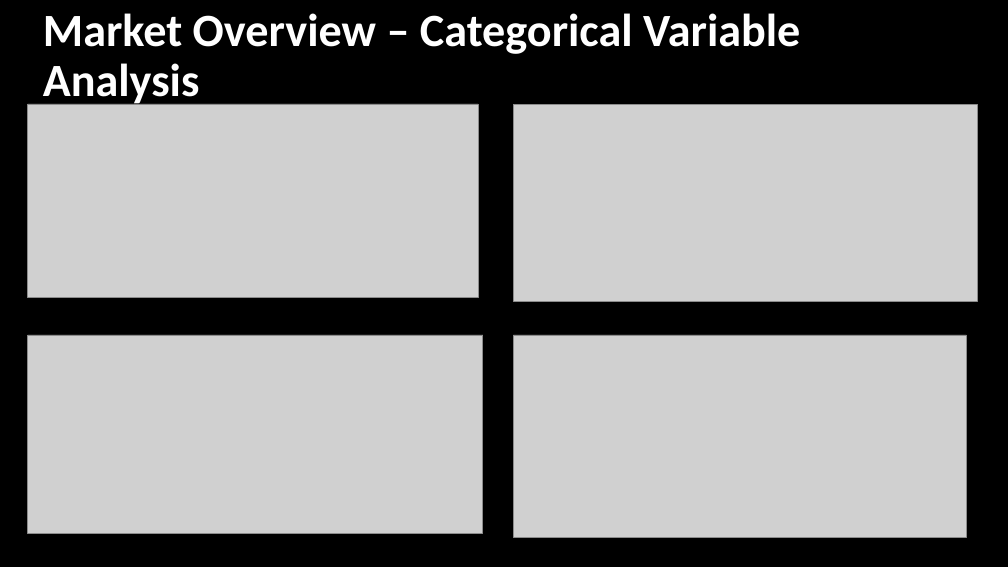
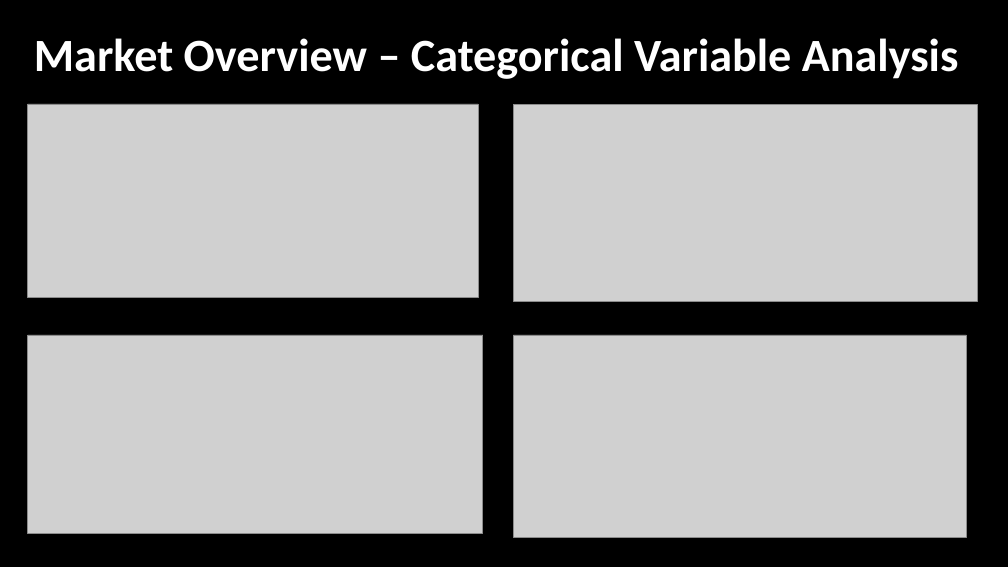
Before and after one commit to taimoorRazi/Bank-Marketing-Project, a slide deck: slide 11 of Week 11/Bank Marketing Campaign Presentation.pptx (slide 10 before the commit). Drawn at 1008x567 pixels with LibreOffice and Linux fonts; fonts in the diff are those of the drawing; grey boxes stand for pictures. Boxes give left, top, right and bottom in pixels: in the first picture for what was removed or moved away, otherwise in the second. Text is boxed around its words. In the diff, an @@ line names an element or a change of style, - is before the commit and + after.

Commit message:
Added categorical graph in PPT

```diff
--- a/Week 11/Bank Marketing Campaign Presentation.pptx
+++ b/Week 11/Bank Marketing Campaign Presentation.pptx
@@ title "Market Overview – Categorical Variable ..." rewrapped from box(43, 13, 800, 108) to box(34, 38, 959, 79) @@
```
Also in this commit, not shown: 18 other slides changed, 11 slides added, 2 slides removed.
